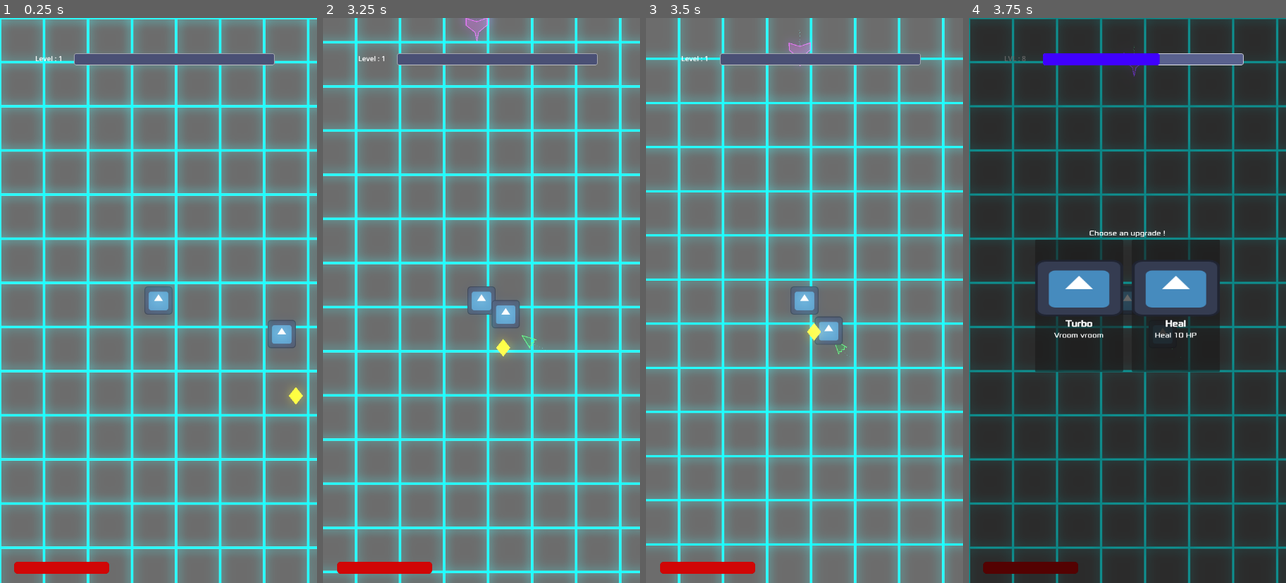
Above: before the commit, frames 1-4 (left to right).
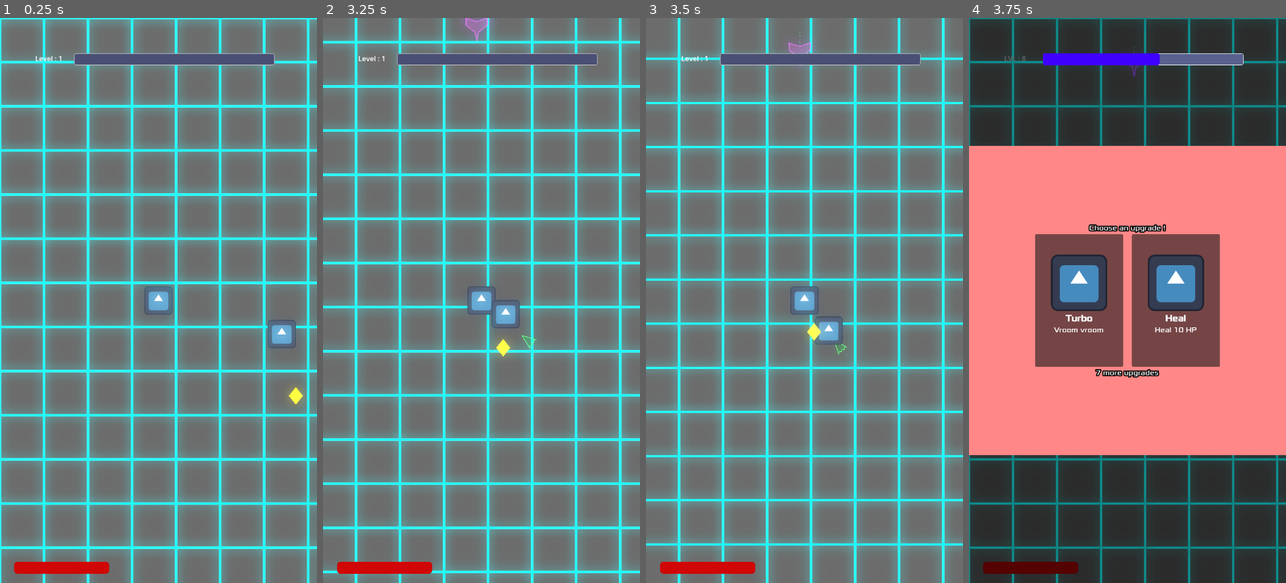
Above: after the commit, the same moments.

Repository: ibrahimtaouaou/NeonVirus
Game: Godot game, scene res://scenes/main.tscn
The game is run twice, just before and just after one commit, with the same random seed, the same clock (stepped at 60 frames per second) and the same inputs. The engine's default icon, where the game draws it, is replaced by a stand-in: a white triangle on a blue panel in a dark square.
Inputs:
- Up to frame 1 (0.25 s): no input
- Up to frame 2 (3.25 s): tap Enter at 0.5 s; hold Right (ui_right) 0.53-1.28 s; hold Down (ui_down) 1.28-2.03 s; hold Right (ui_right) 2.03-2.78 s; hold Up (ui_up) from 2.78 s (still down)
- Up to frame 3 (3.5 s): keep holding Up (ui_up)
- Up to frame 4 (3.75 s): release Up (ui_up) at 3.53 s; hold Left (ui_left) from 3.53 s (still down)

Frames 1-3 are identical in both runs. In frame 4, 53% of the frame differs, in the area x 0-100%, y 22-78%.

Commit message:
upgrades cards now show how many left

Diff:
--- a/scenes/upgrade_card.tscn
+++ b/scenes/upgrade_card.tscn
@@ -42,6 +42,7 @@
 
 [node name="Icon" type="TextureRect" parent="Button/VBoxContainer" unique_id=852308702]
 layout_mode = 2
+size_flags_horizontal = 4
 texture = ExtResource("2_fk0rn")
 
 [node name="NameLabel" type="Label" parent="Button/VBoxContainer" unique_id=588805480]
--- a/scenes/upgrade_menu.tscn
+++ b/scenes/upgrade_menu.tscn
@@ -12,6 +12,16 @@
 offset_bottom = 1280.0
 color = Color(0, 0, 0, 0.59607846)
 
+[node name="BgMenu" type="ColorRect" parent="." unique_id=119489892]
+custom_minimum_size = Vector2(0, 700)
+anchors_preset = 14
+anchor_top = 0.5
+anchor_right = 1.0
+anchor_bottom = 0.5
+grow_horizontal = 2
+grow_vertical = 2
+color = Color(1, 0.53, 0.53, 1)
+
 [node name="CenterContainer" type="CenterContainer" parent="." unique_id=990370878]
 anchors_preset = 15
 anchor_right = 1.0
@@ -25,6 +35,7 @@
 
 [node name="TitleLabel" type="Label" parent="CenterContainer/VBoxContainer" unique_id=135271704]
 layout_mode = 2
+theme_override_constants/outline_size = 10
 theme_override_fonts/font = ExtResource("2_ksfom")
 text = "Choose an upgrade !"
 horizontal_alignment = 1
@@ -33,3 +44,9 @@
 layout_mode = 2
 theme_override_constants/separation = 20
 alignment = 1
+
+[node name="UpgradesLeftLabel" type="Label" parent="CenterContainer/VBoxContainer" unique_id=1163785484]
+layout_mode = 2
+theme_override_constants/outline_size = 10
+theme_override_fonts/font = ExtResource("2_ksfom")
+horizontal_alignment = 1
--- a/scripts/upgrade_card.gd
+++ b/scripts/upgrade_card.gd
@@ -2,6 +2,7 @@
 
 signal selected(upgrade_data)
 var current_upgrade_data : UpgradeData
+var player
 
 func setup(data: UpgradeData):
 	current_upgrade_data = data
@@ -11,6 +12,7 @@
 	if data.icon:
 		$Button/VBoxContainer/Icon.texture = data.icon
 	# On peut aussi ajouter une couleur selon le type (ex: rouge pour dégâts)
+	player = get_tree().get_first_node_in_group("player")
 
 func _on_button_pressed():
 	selected.emit(current_upgrade_data)
--- a/scripts/upgrade_menu.gd
+++ b/scripts/upgrade_menu.gd
@@ -6,6 +6,7 @@
 
 var upg_speed = preload("res://resources/upg_speed.tres")
 var upg_health = preload("res://resources/upg_health.tres")
+var player
 
 func open_menu(upgrade_options: Array):
 	# 1. On met le jeu en pause
@@ -23,20 +24,11 @@
 		card.setup(upgrade)
 		card.selected.connect(_on_card_selected)
 
-func _on_upgrade_selected(upgrade):
-	# 1. On applique l'amélioration au joueur
-	var player = get_tree().get_first_node_in_group("player")
-	player.apply_upgrade(upgrade)
-	player.levels_pending -= 1
-
-	# 2. Vérifier s'il en reste d'autres
-	if player.levels_pending > 0:
-		# On régénère de nouvelles options et on garde le menu ouvert
-		prepare_new_upgrade_options()
-	else:
-		# Plus de niveaux en attente ? On ferme et on relance le jeu
-		hide()
-		get_tree().paused = false
+	# 4. On remplit le texte
+		player = get_tree().get_first_node_in_group("player")
+		if player.levels_pending > 0:
+			var upgrade_orth = "upgrade" if player.levels_pending == 1 else "upgrades"
+			$CenterContainer/VBoxContainer/UpgradesLeftLabel.text = str(player.levels_pending)+ " more " + upgrade_orth
 
 func prepare_new_upgrade_options():
 	var all_upgrades = [upg_speed, upg_health]
@@ -44,7 +36,7 @@
 	open_menu(all_upgrades.slice(0, 3))
 
 func _on_card_selected(data):
-	var player = get_tree().get_first_node_in_group("player")
+	#var player = get_tree().get_first_node_in_group("player")
 	player.apply_upgrade(data)
 	player.levels_pending -= 1
 
